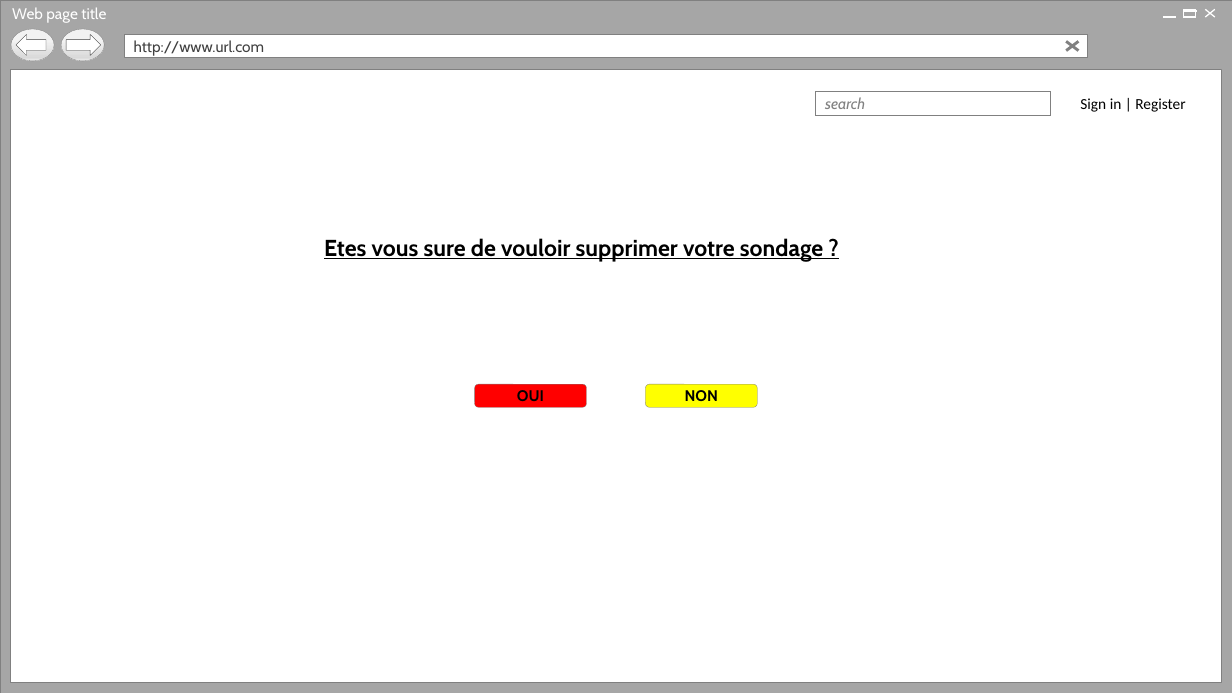
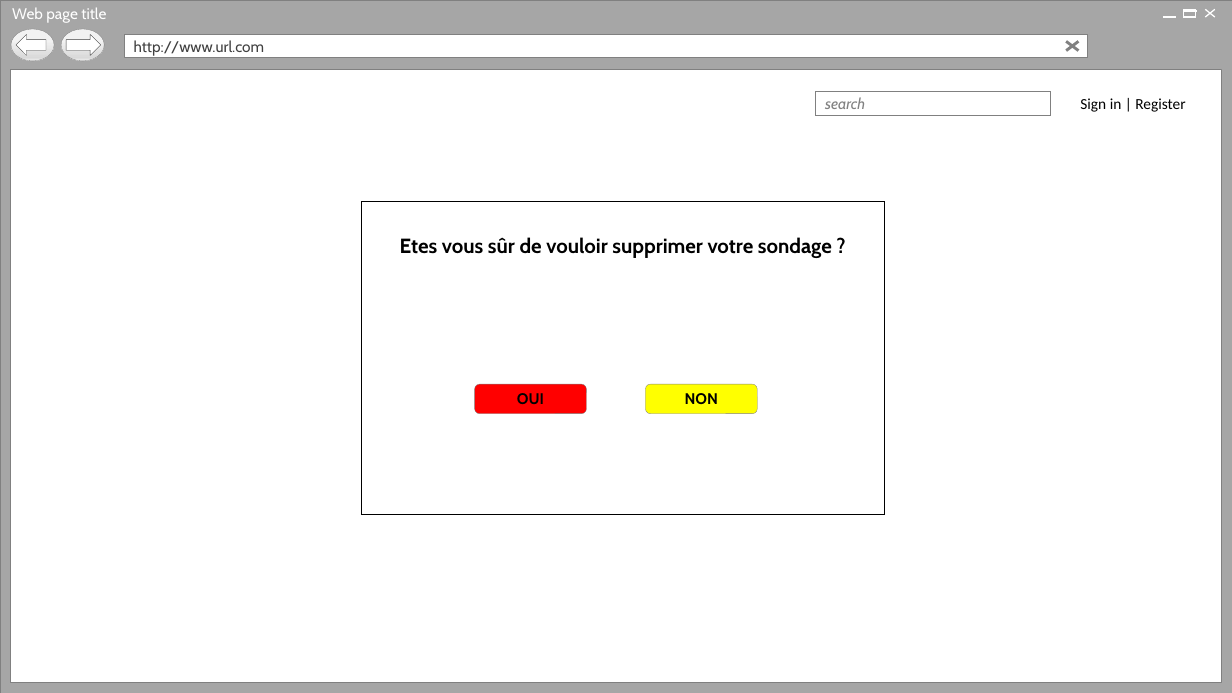
Before and after one commit to Holyz1988/PROJET1-ASP.NET, a slide deck: slide 22 of Page d’acceuil.pptx (slide 21 before the commit). Drawn at 1232x693 pixels with LibreOffice and Linux fonts; fonts in the diff are those of the drawing; background and template pictures are left out. Boxes give left, top, right and bottom in pixels: in the first picture for what was removed or moved away, otherwise in the second. Text is boxed around its words. In the diff, an @@ line names an element or a change of style, - is before the commit and + after.

```diff
--- a/Page d’acceuil.pptx
+++ b/Page d’acceuil.pptx
@@ rectangle added at (361,202,884,516), fill #FFFFFF, outline #000000 1 pt @@
@@ text at (400,237,832,258): text changed; size 18 to 16 pt @@
-Etes vous sure de vouloir supprimer votre sondage ?
+Etes vous sûr de vouloir supprimer votre sondage ?
@@ rounded rectangle "OUI": place and size @@
-rounded rectangle "OUI" at (475,384,587,408)
+rounded rectangle "OUI" at (475,384,587,414)
@@ rounded rectangle "NON": place and size @@
-rounded rectangle "NON" at (646,384,758,408)
+rounded rectangle "NON" at (646,384,758,414)
```
Also in this commit, not shown: 13 other slides changed, 1 slide added, 1 slide removed.
